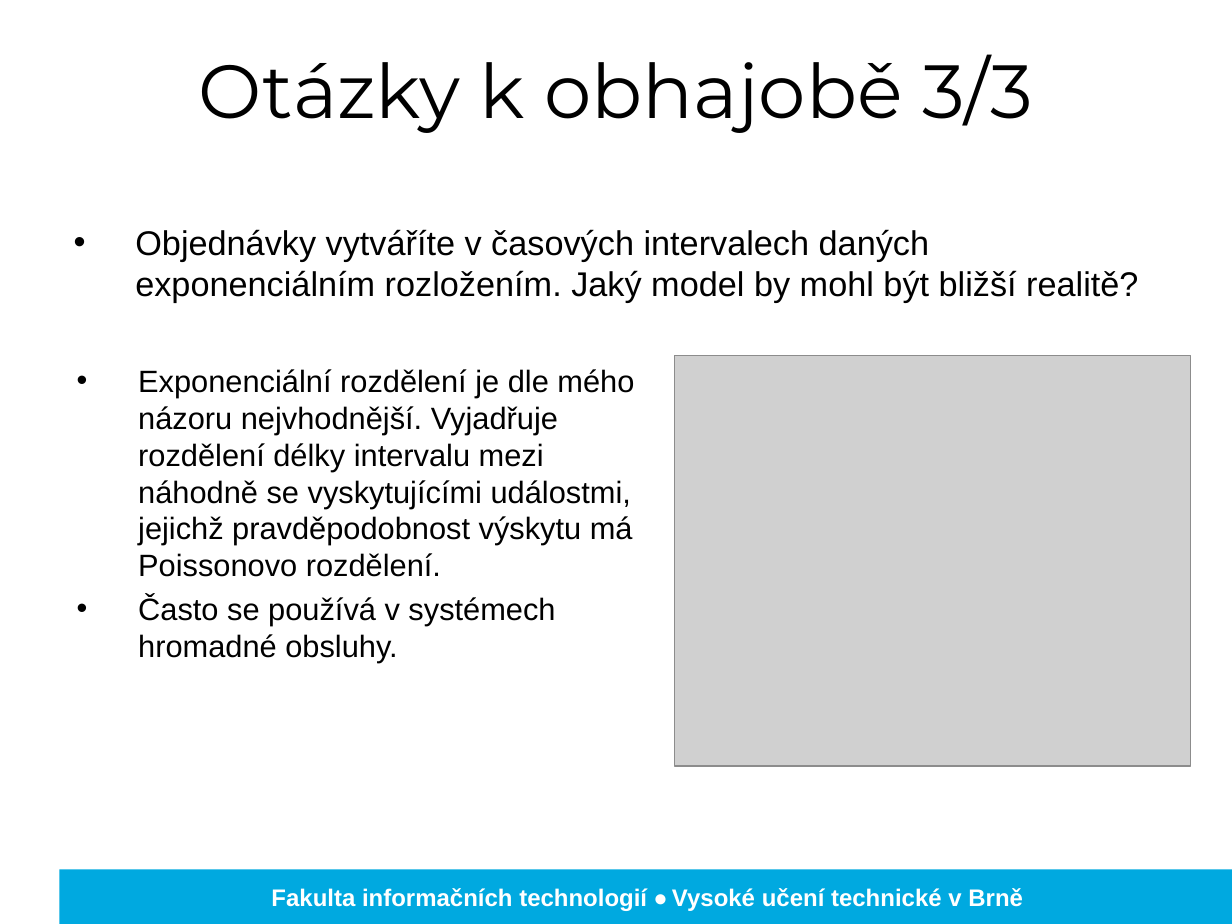
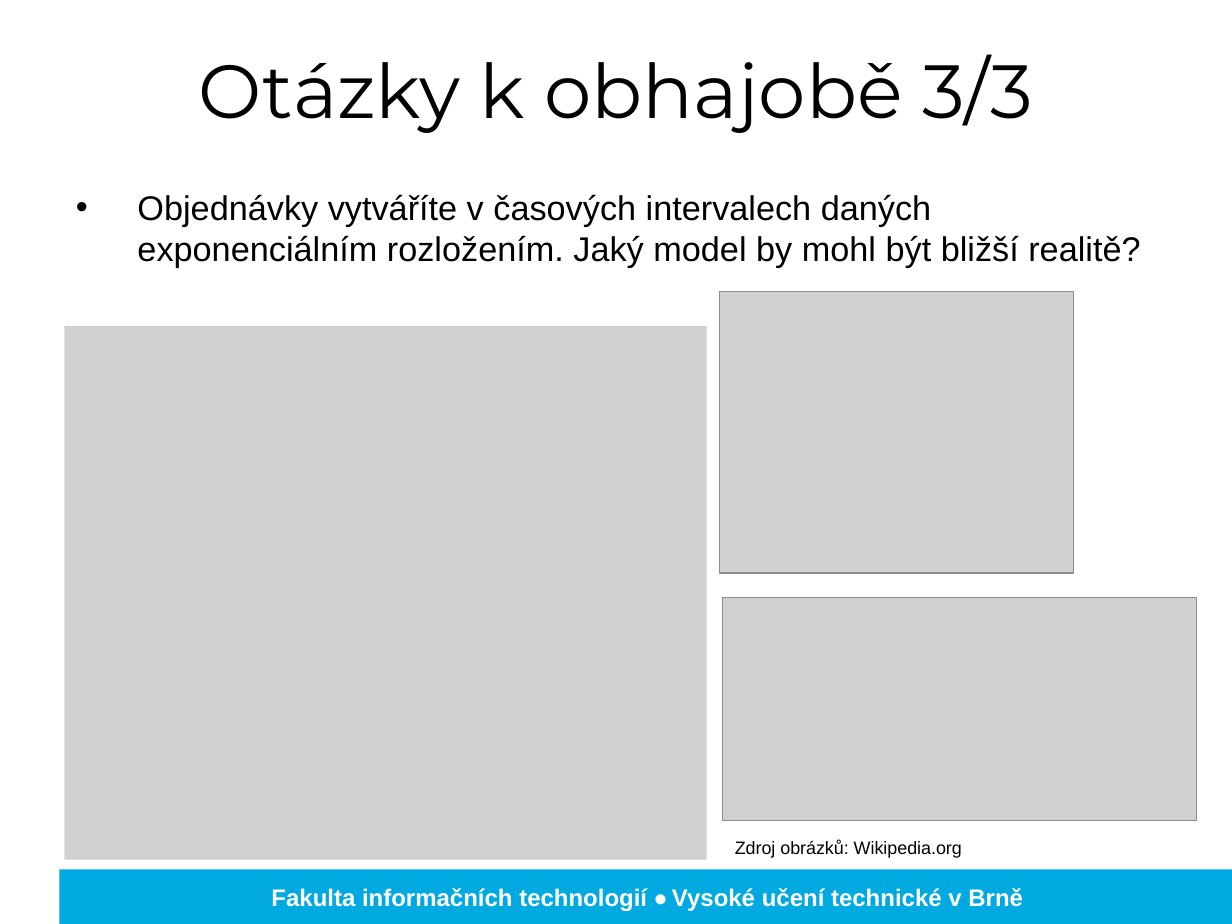
Before and after one commit to kocica/warehouse-manager, a slide deck: slide 21 of doc/xkocic01.pptx. Drawn at 1232x924 pixels with LibreOffice and Linux fonts; fonts in the diff are those of the drawing; grey boxes stand for pictures; background and template pictures are left out. Boxes give left, top, right and bottom in pixels: in the first picture for what was removed or moved away, otherwise in the second. Text is boxed around its words. In the diff, an @@ line names an element or a change of style, - is before the commit and + after.

Commit message:
doc

```diff
--- a/doc/xkocic01.pptx
+++ b/doc/xkocic01.pptx
@@ text "Objednávky vytváříte v časových intervalech ...": place and size @@
-text "Objednávky vytváříte v časových intervalech ..." at bbox=[135, 229, 1138, 303]
+text "Objednávky vytváříte v časových intervalech ..." at bbox=[137, 194, 1140, 267]
@@ picture: place and size @@
-picture at bbox=[674, 355, 1190, 765]
+picture at bbox=[719, 292, 1073, 573]
@@ picture added at bbox=[64, 326, 706, 860] @@
@@ text removed at bbox=[138, 369, 634, 662] @@
-• Exponenciální rozdělení je dle mého názoru nejvhodnější. Vyjadřuje rozdělení délky intervalu mezi náhodně se vyskytujícími událostmi, jejichž pravděpodobnost výskytu má Poissonovo rozdělení.
-• Často se používá v systémech hromadné obsluhy.
@@ picture added at bbox=[723, 598, 1196, 821] @@
@@ text added at bbox=[735, 840, 962, 858], 10.5 pt, text #000000 @@
+Zdroj obrázků: Wikipedia.org
```
